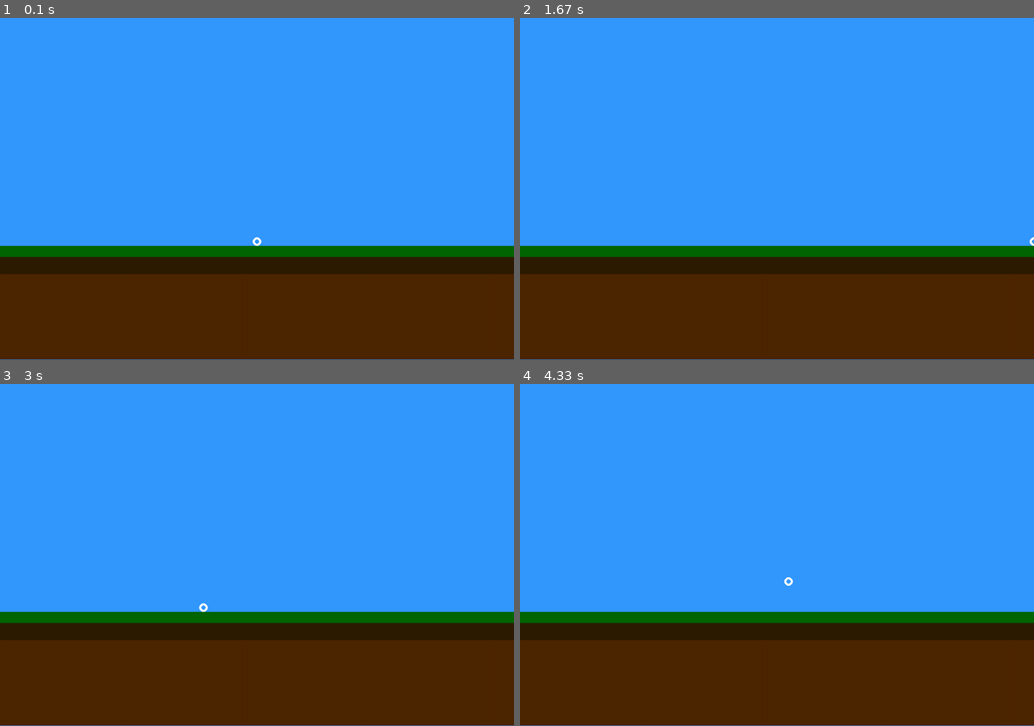
Above: before the commit, frames 1-4 (two rows, left to right).
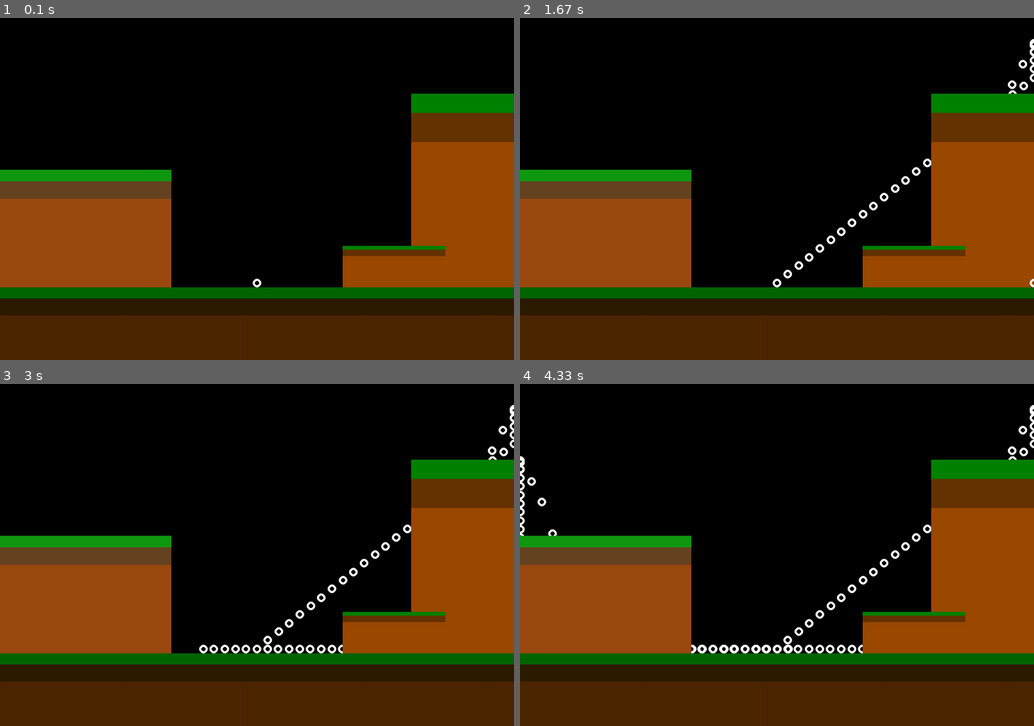
Above: after the commit, the same moments.

Repository: RafaelV1nueza/pyGames_demo
Game: pygame game, started from intro.py
Same seed, same stepped clock (60 frames per second), same inputs: the game is played once before the commit and once after it.
Inputs:
- Up to frame 1 (0.1 s): no input
- Up to frame 2 (1.67 s): hold W 0.33-0.8 s; hold Right 0.33-0.8 s; tap A at 0.83 s; hold Right 1.17-1.63 s
- Up to frame 3 (3 s): hold Up 1.67-1.97 s; hold Left from 2.5 s (still down)
- Up to frame 4 (4.33 s): release Left at 3.03 s; hold Left 3.07-3.47 s; hold Up 3.5-3.87 s; hold Right from 3.9 s (still down)

The runs differ from the first frame. In frame 1, 87% of the frame differs, in the area x 0-100%, y 0-100%; in frame 2, 87%; in frame 3, 87%; in frame 4, 87%.

Commit message:
gravity no tutorial

Diff:
--- a/intro.py
+++ b/intro.py
@@ -1,11 +1,14 @@
 import pygame as pg
 import sys
+import math
 
 class Player:
     def __init__(self,game):
           self.game = game
           self.px,self.py = self.game.PLAYER_POS
-          self.ground = (self.game.HEIGHT*2//3 - 10)
+          self.ground = (self.game.floor)
+          self.gravity = self.game.GRAVITY
+          self.dy_a = 0
 
     def movement(self):
         dx = 0
@@ -20,7 +23,16 @@
             dx += speed
         if keys[pg.K_w] or keys[pg.K_UP]:
             dy -= speed
-        dy += self.game.GRAVITY
+        #Gravity logic without any tutorial wuuuuuuuuu
+        #WOrks well dont touch
+        dy += self.gravity
+        if self.py < (self.ground - self.game.PLAYER_SIZE) and self.dy_a >= 0:
+            print(self.dy_a)
+            t_a = math.sqrt(2*self.dy_a/self.gravity)
+            dy = 0.5*self.gravity*(t_a+1)**2
+        self.dy_a = dy
+
+        print(dy)
 
         self.collision(dx,dy)
 
@@ -34,10 +46,10 @@
         elif self.px > self.game.WIDTH:
             self.px = self.game.WIDTH - self.game.PLAYER_SIZE
         #Para Y
-        if (self.py + dy * scale) < self.ground:
+        if (self.py + dy * scale) < self.ground - self.game.PLAYER_SIZE:
             self.py += dy
         else:
-            self.py = self.ground
+            self.py = self.ground - self.game.PLAYER_SIZE
 
 
 
@@ -52,6 +64,12 @@
     def pos(self):
         return self.px
 
+class Points:
+    def __init__(self,game):
+        self.game = game
+        self.ground = (self.game.HEIGHT*2//3 - 10)
+
+
 class Game:
     def __init__(self):
 
@@ -62,21 +80,29 @@
         self.HALF_HEIGHT = self.HEIGHT //2
         self.HALF_WIDTH = self.WIDTH //2
         self.FPS = 60
+        self.floor = self.HEIGHT*4//5 - 10
         #Player Settings
-        self.ox, self.oy = self.PLAYER_POS = self.HALF_WIDTH, (self.HEIGHT*2//3 - 10)
+        self.PLAYER_SIZE = 10
+        self.ox, self.oy = self.PLAYER_POS = self.HALF_WIDTH, self.floor - self.PLAYER_SIZE
         self.PLAYER_SPEED = 1.5
-        self.PLAYER_SIZE = 10
-        self.GRAVITY = 10
+        self.GRAVITY = 5
 
 
         #COLORS
-        self.BLACK   = (  0,   0,   0)
         self.WHITE   = (255, 255, 255)
         self.BLUE    = ( 51, 153, 255)
-        self.GRAY    = ( 34,  34,  34)
         self.GREEN   = (  0, 102,   0)
         self.DIRT    = ( 77,  38,   0)
         self.WET_DIRT= ( 45,  28,   0)
+
+        self.GREEN_1   = (  0, 130,   0)
+        self.DIRT_1    = (156,  73,   0)
+        self.WET_DIRT_1= (102,  51,   0)
+
+        self.GREEN_2   = ( 17, 154,  17)
+        self.DIRT_2    = (156,  73,  17)
+        self.WET_DIRT_2= (102,  68,  34)
+
 
         pg.mouse.set_visible(True)
         self.screen = pg.display.set_mode(RES)
@@ -98,12 +124,32 @@
         self.player.update()
         pg.display.flip()     #Update display
         self.delta_time = self.clock.tick(self.FPS)
+        pg.display.set_caption(f'{self.clock.get_fps() :.1f}')
+
+    def land_create(self,corner_1,corner_2,shade):
+        a,b = corner_1
+        c = corner_2
+        if shade:
+            pg.draw.rect(self.screen,self.DIRT_1,(a,b,c,(self.floor-b)))
+            pg.draw.rect(self.screen,self.WET_DIRT_1,(a,b,c,(self.floor-b) // 4))
+            pg.draw.rect(self.screen,self.GREEN_1,(a,b,c,(self.floor-b) // 10))
+        else:
+            pg.draw.rect(self.screen,self.DIRT_2,(a,b,c,(self.floor-b)))
+            pg.draw.rect(self.screen,self.WET_DIRT_2,(a,b,c,(self.floor-b) // 4))
+            pg.draw.rect(self.screen,self.GREEN_2,(a,b,c,(self.floor-b) // 10))
 
     def draw(self):
-        self.screen.fill(self.BLUE)
-        pg.draw.rect(self.screen,self.DIRT,(0,(2*self.HEIGHT//3),self.WIDTH,self.HEIGHT//3))
-        pg.draw.rect(self.screen,self.WET_DIRT,(0,(2*self.HEIGHT//3),self.WIDTH,self.HEIGHT//12))
-        pg.draw.rect(self.screen,self.GREEN,(0,(2*self.HEIGHT//3),self.WIDTH,self.HEIGHT//30))
+        #background
+        #self.screen.fill(self.BLUE)
+        self.land_create((self.WIDTH*0.8,(2* self.HEIGHT//9)),self.HALF_WIDTH*2//3,1)
+        self.land_create((0,(4 * self.HEIGHT//9)),self.HALF_WIDTH*2//3,0)
+        self.land_create((self.WIDTH*2//3,(6 * self.HEIGHT//9)),(self.WIDTH//5),1)
+
+        #foreground
+        a,b,c,d =  (0,(self.floor),self.WIDTH,self.HEIGHT//3)
+        pg.draw.rect(self.screen,self.DIRT,(a,b,c,d))
+        pg.draw.rect(self.screen,self.WET_DIRT,(a,b,c,d // 4))
+        pg.draw.rect(self.screen,self.GREEN,(a,b,c,d // 10))
 
         self.player.draw()
 
@@ -113,8 +159,6 @@
                 self.update()
                 self.draw()
 
-
-
 if __name__ == '__main__':
      game = Game()
      game.run()
